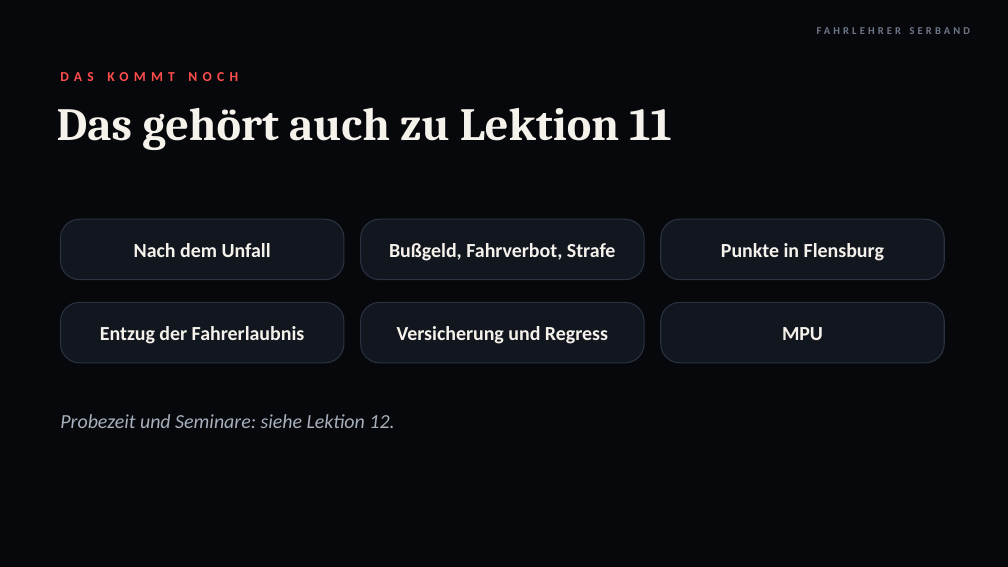
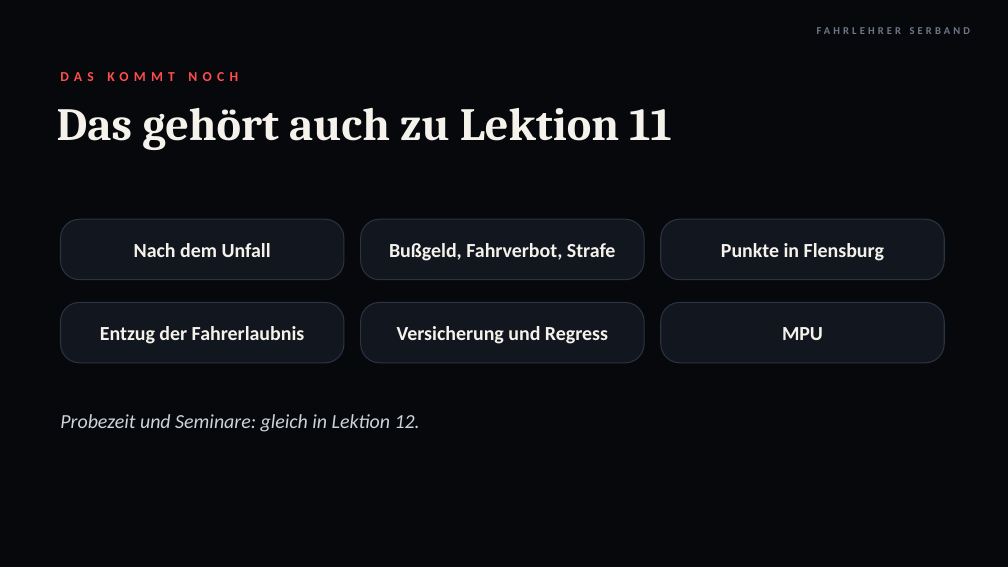
Before and after one commit to serband1995-hue/Fahrlehrer-Kompass-, a slide deck: slide 30 of theorie/lektion11/Lektion11_Besondere_Situationen.pptx (slide 32 before the commit). Drawn at 1008x567 pixels with LibreOffice and Linux fonts; fonts in the diff are those of the drawing; background and template pictures are left out. Boxes give left, top, right and bottom in pixels: in the first picture for what was removed or moved away, otherwise in the second. Text is boxed around its words. In the diff, an @@ line names an element or a change of style, - is before the commit and + after.

```diff
--- a/theorie/lektion11/Lektion11_Besondere_Situationen.pptx
+++ b/theorie/lektion11/Lektion11_Besondere_Situationen.pptx
@@ text at box(60, 414, 420, 432): text changed; text colour #A7B0BD to #CDD3DC @@
-Probezeit und Seminare: siehe Lektion 12.
+Probezeit und Seminare: gleich in Lektion 12.
```
Also in this commit, not shown: 21 other slides changed, 1 slide added, 1 slide removed, 2 other files.
